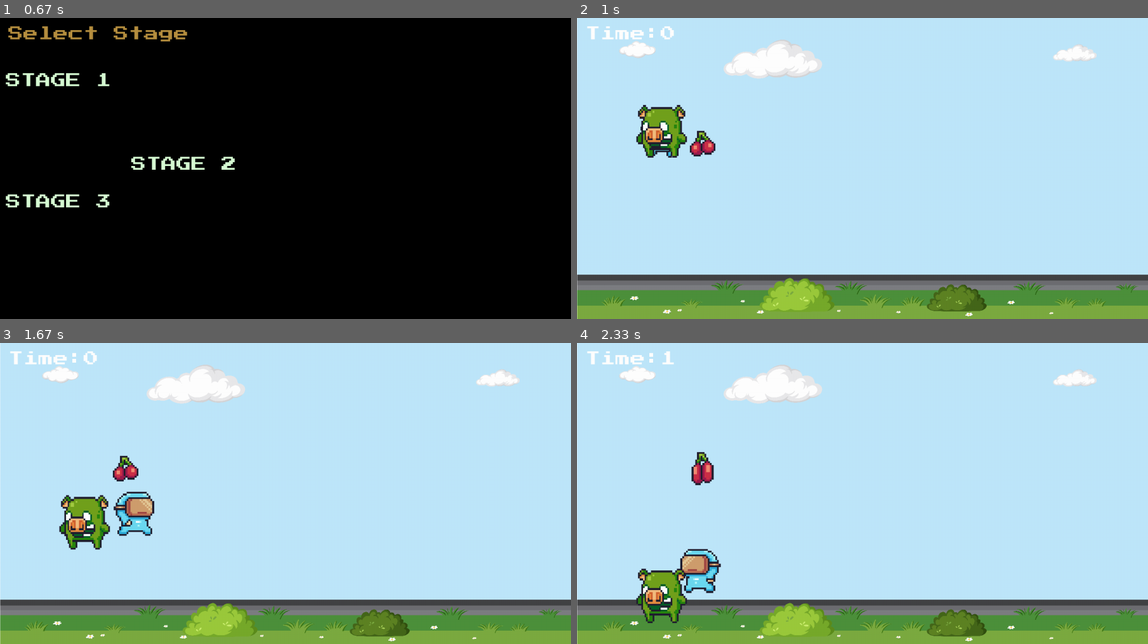
Above: before the commit, frames 1-4 (two rows, left to right).
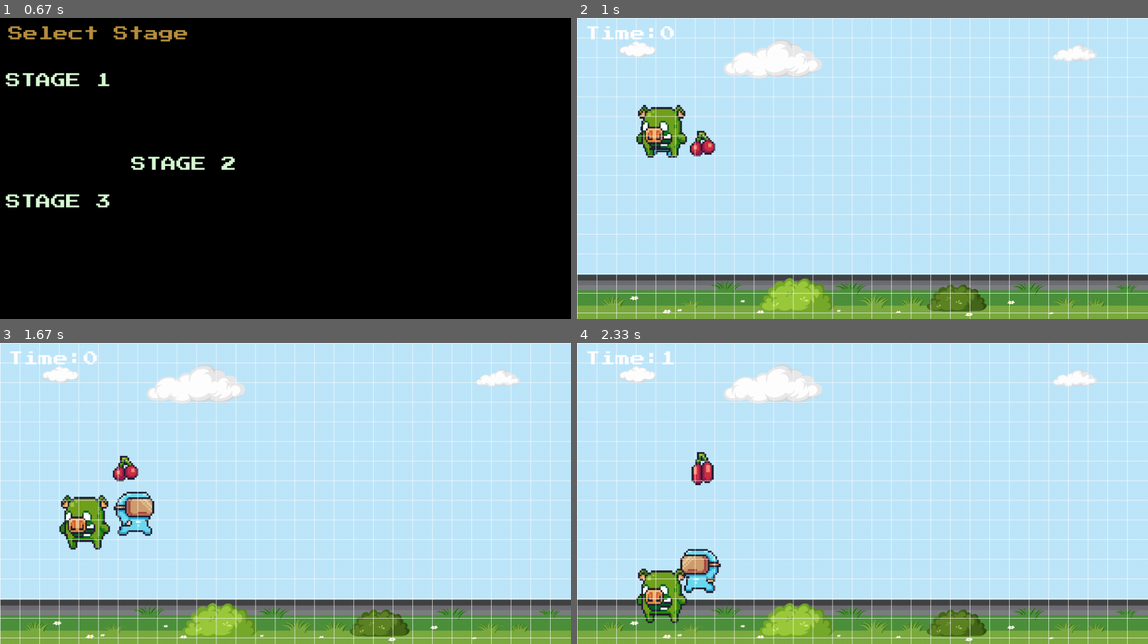
Above: after the commit, the same moments.

Repository: Minipomy/MaximilianoRiveraMendes-pygame-tp-final
Game: pygame game, started from main.py
The game is run twice, just before and just after one commit, with the same random seed, the same clock (stepped at 60 frames per second) and the same inputs.
Inputs (mouse positions are in pixels of both pictures, inside the frame that each line leads up to):
- Up to frame 1 (0.67 s): click "PLAY" at 0.38 s
- Up to frame 2 (1 s): click "STAGE 1" at 0.72 s
- Up to frame 3 (1.67 s): hold Right 1-1.47 s; move the mouse to (468, 484) at 1.03 s; hold Right from 1.5 s (still down); tap Space at 1.57 s
- Up to frame 4 (2.33 s): tap Space at 1.87, 2.07 s; release Right at 1.97 s; hold Left from 2 s (still down)

Frame 1 is identical in both runs. In frame 2, 5.9% of the frame differs, in the area x 0-100%, y 0-100%; in frame 3, 5.9%; in frame 4, 5.9%.

Commit message:
Generando colisiones entre plataformas | Triste porque funciona parcialmente

Diff:
--- a/Player.py
+++ b/Player.py
@@ -149,13 +149,7 @@
                 self.rect.y += self.gravity
             if self.rect.y < SCREEN_HEIGHT - self.image.get_height():
                 self.rect.y += self.gravity
-    def is_on_platform(self, tile):
-        self.isOnFloor = False
-        if self.rect.top == tile.rect.bottom:
-            self.rect.y += 0
-        elif self.rect.bottom == tile.rect.top:
-            self.rect.y += tile.rect.x
-            self.isOnFloor = True
+
     #   Limitacion de FPS
     def do_animation(self, delta_ms):
         self.player_animation_time += delta_ms
--- a/Stage.py
+++ b/Stage.py
@@ -5,7 +5,7 @@
 from Fruit import Fruit
 from Tile import Tile
 from functions import draw_text
-from constants import SCREEN_HEIGHT, SCREEN_WIDTH, FPS
+from constants import SCREEN_HEIGHT, SCREEN_WIDTH, FPS, DEBUG
 
 class Stage:
     def __init__(self, stage_data, font, screen, size):
@@ -45,6 +45,14 @@
 
     def add_fruit(self, fruit):
         self.fruit.add(fruit)
+
+    def draw_grid(self):
+        if DEBUG:
+            tile_size = 47
+            WHITE = (255, 255, 255)
+            for line in range(0,29):
+                pg.draw.line(self.screen, WHITE, (0, line * tile_size), (SCREEN_WIDTH, line * tile_size))
+                pg.draw.line(self.screen, WHITE, (line * tile_size, 0), (line * tile_size, SCREEN_HEIGHT))
 
     def generate_fruits(self, counter):
         if len(self.fruit) == 0:
@@ -102,6 +110,23 @@
                 if not self.player.is_alive:
                     self.player.kill()
 
+        #   Comprobamos las colisiones del jugador con respecto a las plataformas
+        for tile in self.tile:
+            if self.player.rect.colliderect(tile):
+                #   Colision Pies y base
+                if tile.rect.top - self.player.rect.bottom < 0:
+                    self.player.rect.x, self.player.rect.y = self.player.rect.x, tile.rect.top
+                    self.player.is_jumping = False
+                #   Colision Cabeza y base
+                if tile.rect.bottom - self.player.rect.top < 0:
+                    self.player.rect.x, self.player.rect.y = self.player.rect.x, tile.rect.bottom
+                #   Colision del lado de la izquierda de la plataforma
+                if tile.rect.left - self.player.rect.right < 0:
+                    self.player.rect.x, self.player.rect.y = self.player.rect.x, tile.rect.left
+                #   Colision del lado de la derecha de la plataforma
+                if tile.rect.right - self.player.rect.left < 0:
+                    self.player.rect.x, self.player.rect.y = self.player.rect.x, tile.rect.right
+
     def render_handler(self, ticks):
             #   Generamos el fondo de pantalla
             self.screen.blit(self.image, (0, 0))
@@ -133,5 +158,6 @@
             self.render_handler(start_ticks)
             self.elements_handler()
             #   Actualizacion de pantalla
+            self.draw_grid()
             pg.display.flip()
             self.clock.tick(FPS)
--- a/config.json
+++ b/config.json
@@ -38,7 +38,7 @@
             },
             "enemy_pos": [[200, 200]],
             "tile": {
-                "tile_img": "Recursos/Menu/Text/Text (White) (8x10).png",
+                "tile_img": "Recursos/Terrain/Dirt/0.png",
                 "pos_x": 0,
                 "pos_y": 0
             },
@@ -89,7 +89,7 @@
             },
             "enemy_pos": [[200, 200], [500, 500], [350, 350]],
             "tile": {
-                "tile_img": "Recursos/Menu/Text/Text (White) (8x10).png",
+                "tile_img": "Recursos/Terrain/Dirt/0.png",
                 "pos_x": 0,
                 "pos_y": 0
             },
@@ -141,7 +141,7 @@
             },
             "enemy_pos": [[200, 200]],
             "tile": {
-                "tile_img": "Recursos/Menu/Text/Text (White) (8x10).png",
+                "tile_img": "Recursos/Terrain/Dirt/0.png",
                 "pos_x": 0,
                 "pos_y": 0
             },
--- a/constants.py
+++ b/constants.py
@@ -1,6 +1,6 @@
 
 ##################### DEBUG CONFIGS #####################
-DEBUG = False
+DEBUG = True
 ##################### CONFIGURATION FILE #####################
 DATA = "config.json"
 ##################### FONT FILE #####################
